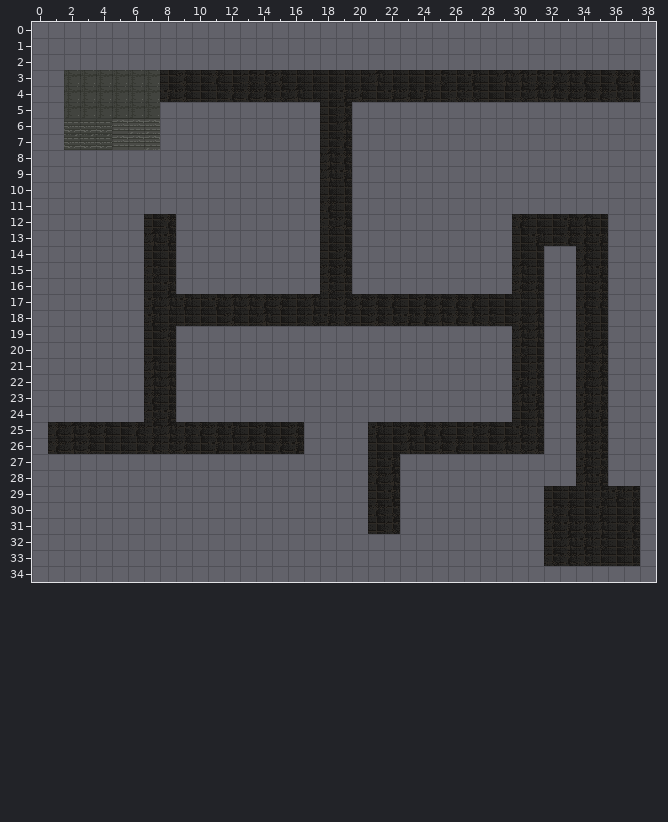
A Tiled map (JSON) gets an edit: assets/maps/03-stairwell-lvl-5-night.json. The picture above is the old version.
Cells are 16x16 px. Shown: x 0..38, y 0..34.
Once edited:
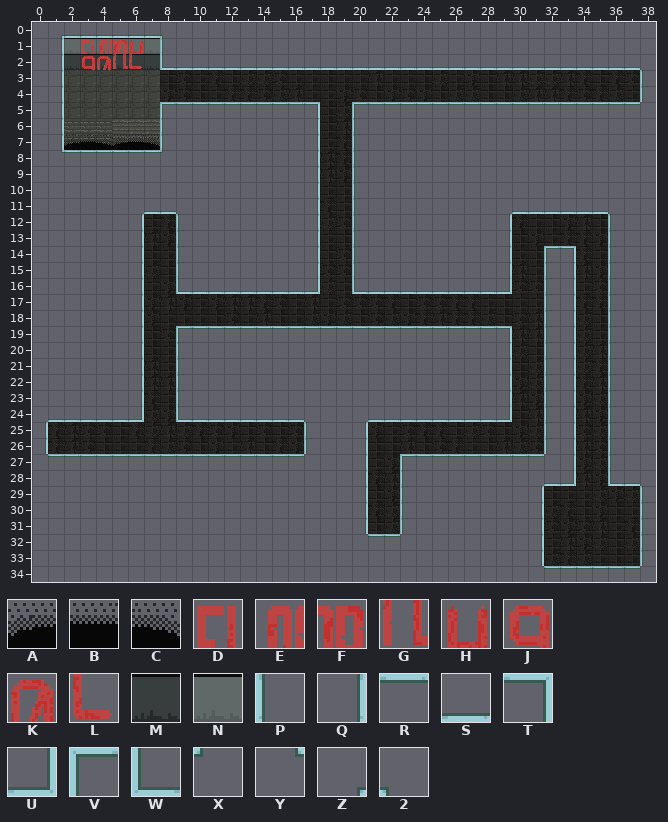
Key: from "floor-lighting": A 6, B 7, C 8; from "floor-numbers": D 0, E 1, F 2, G 8, H 13, J 18, K 19, L 31; from "office-divider": M 7, N 8; from "window": P 6, Q 7, R 8, S 9, T 10, U 11, V 12, W 13, X 14, Y 15, Z 16, 2 17.
_ is an empty cell.
Tiles of an added or newly shown layer are drawn over the layers below it.
From the commit log: Fixing stairwell floor numbers.
What changed:
Changed rows in their new state; . is an unchanged cell.
Layer "Floor":
first column x 2:
 2 MMMMMM
Layer "Walls" (now shown):
first column x 0:
 0 .ZSSSSSS2..............................
 1 .QNNNNNNP..............................
 2 .Q......WSSSSSSSSSSSSSSSSSSSSSSSSSSSSS.
 3 .Q....................................P
 4 .Q....................................P
 5 .Q......VRRRRRRRRT..VRRRRRRRRRRRRRRRRR.
 6 .Q......P........Q..P..................
 7 .QABC...P........Q..P..................
 8 .YRRRRRRX........Q..P..................
 9 .................Q..P..................
10 .................Q..P..................
11 .......SS........Q..P.........SSSSSS...
12 ......Q..P.......Q..P........Q......P..
13 ......Q..P.......Q..P........Q......P..
14 ......Q..P.......Q..P........Q..VT..P..
15 ......Q..P.......Q..P........Q..PQ..P..
16 ......Q..WSSSSSSSU..WSSSSSSSSU..PQ..P..
17 ......Q.........................PQ..P..
18 ......Q.........................PQ..P..
19 ......Q..VRRRRRRRRRRRRRRRRRRRT..PQ..P..
20 ......Q..P...................Q..PQ..P..
21 ......Q..P...................Q..PQ..P..
22 ......Q..P...................Q..PQ..P..
23 ......Q..P...................Q..PQ..P..
24 .SSSSSU..WSSSSSSS....SSSSSSSSU..PQ..P..
25 Q................P..Q...........PQ..P..
26 Q................P..Q...........PQ..P..
27 .RRRRRRRRRRRRRRRR...Q..VRRRRRRRR.Q..P..
28 ....................Q..P........SU..WS.
29 ....................Q..P.......Q......P
30 ....................Q..P.......Q......P
31 ....................Q..P.......Q......P
32 .....................RR........Q......P
33 ...............................Q......P
34 ................................RRRRRR.
Layer "Ceiling" (now shown):
first column x 3:
 1 DEFH
 2 JKGL
first column x 5:
 7 ABC
Boxes around the changes in both pictures, in picture pixels (x1, y1, x2, y2):
added: (45, 35, 643, 569)
